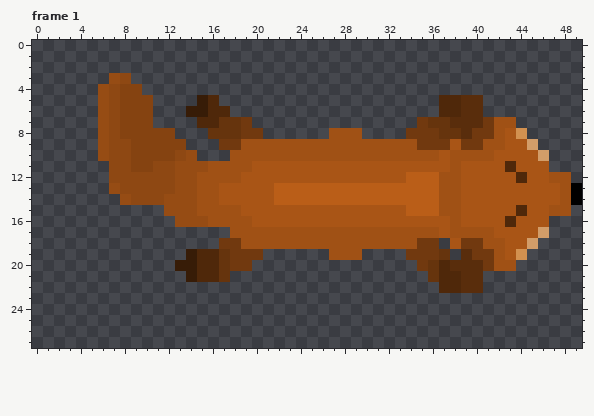
Pixel-art file, stored at WIP/Hauptfigur/fox.ase. Above is the file before it was changed.
50x28 pixels, 1 frame. Colours within 5 levels of each other are drawn and written as one. Shown: frame 1. The commit also changed other frames, which this record leaves out.
Now the later version:
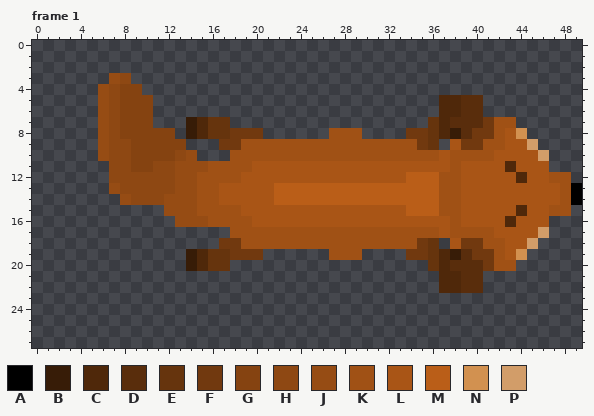
Palette (. is transparent): A #000000  B #371c07  C #4f280a  D #592d0c  E #66340d  F #71390f  G #854311  H #8e4813  J #964c14  K #a05115  L #a95516  M #ba5e18  N #d29150  P #d29d69
The exact change:
Frame 1, layer "Legs State 1":
Colour B now appears in rows 7 to 8 at x 14; in row 19 at x 38.
The author changed colour E to colour B in row 8 at x 38.
Colour C now appears in row 8 at x 15.
The author changed colour E to colour C in rows 7 to 8 at x 37; in row 19 at x 37.
The author changed colour C to colour E in row 7 at x 16; in rows 19 to 20 at x 16.
The author changed colour F to colour E in rows 8 to 9 at x 36; in rows 18 to 19 at x 36.
The author changed colour E to colour F in row 8 at x 18.
Colour B is removed in row 5 at x 15; in row 6 at x 14 to 15; in row 20 at x 13; in row 21 at x 14.
Colour C is removed in row 5 at x 16; in row 6 at x 16 to 17; in row 21 at x 15 to 16.
Colour E is removed in row 7 at x 18; in row 21 at x 17 and 36.
Colour F is removed in row 7 at x 19 and 35; in row 9 at x 37; in row 20 at x 18 to 19 and 35.
